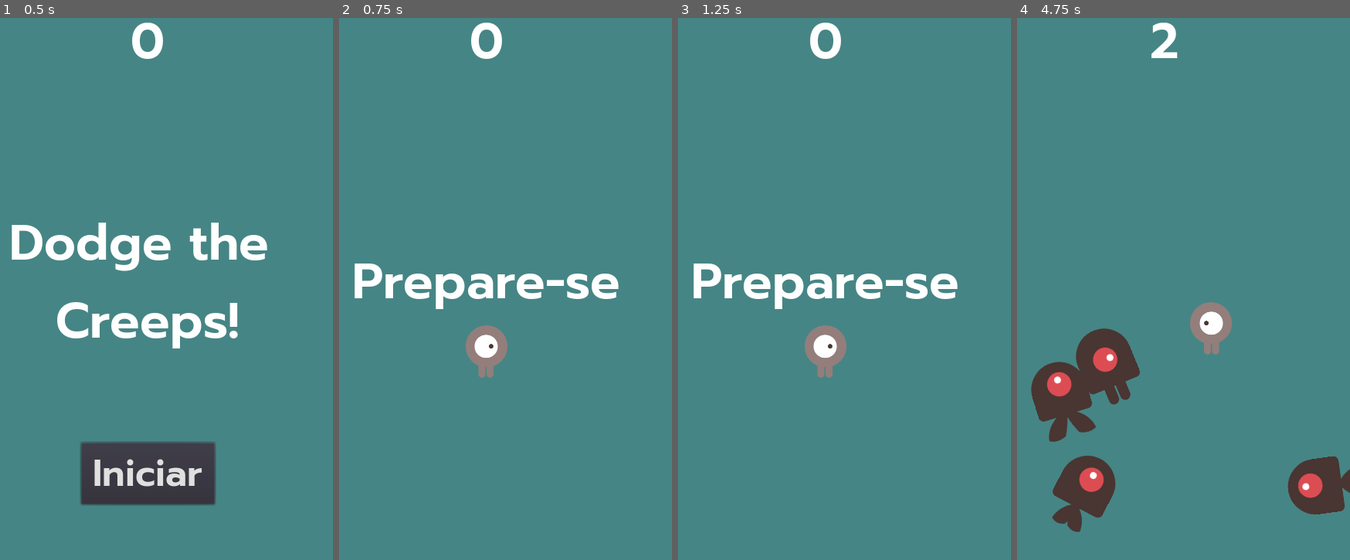
Above: before the commit, frames 1-4 (left to right).
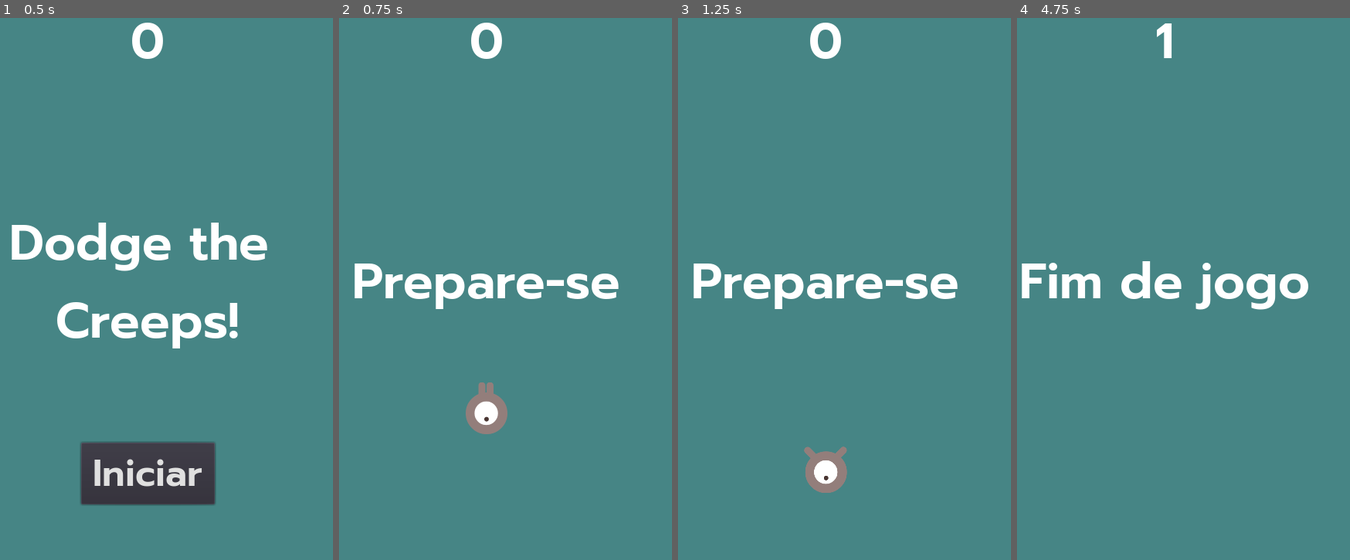
Above: after the commit, the same moments.

Repository: v2Kamikaze/projetos_godot
Game: Godot game, scene res://Scenes/Main.tscn
Two runs of this game, one before a commit and one after it. Both use one fixed random seed, a clock stepped at 60 frames per second and the inputs below.
Inputs (mouse positions are in pixels of both pictures, inside the frame that each line leads up to):
- Up to frame 1 (0.5 s): no input
- Up to frame 2 (0.75 s): click "Iniciar" at 0.5 s
- Up to frame 3 (1.25 s): no input
- Up to frame 4 (4.75 s): tap Enter at 1.25 s; move the mouse to (1246, 256) at 1.27 s; hold Right (ui_right) 1.28-2.03 s; click (1246, 256) at 1.42 s; move the mouse to (1090, 310) at 2.02 s; hold Down (ui_down) 2.03-2.78 s; click (1090, 310) at 2.17 s; move the mouse to (1200, 158) at 2.77 s; hold Right (ui_right) 2.78-3.53 s; click (1200, 158) at 2.92 s; move the mouse to (1146, 391) at 3.52 s; hold Up (ui_up) 3.53-4.28 s; click (1146, 391) at 3.67 s; move the mouse to (1276, 364) at 4.27 s; hold Left (ui_left) from 4.28 s (still down); click (1276, 364) at 4.42 s

Frame 1 is identical in both runs. In frame 2, 1.7% of the frame differs, in the area x 38-51%, y 56-77%; in frame 3, 1.7%; in frame 4, 11%, in the area x 1-100%, y 0-95%.

Commit message:
Atualizando para touch a movimentação do personagem.

Diff:
--- a/Dodge the Creeps!/Scenes/HUD.tscn
+++ b/Dodge the Creeps!/Scenes/HUD.tscn
@@ -17,6 +17,12 @@
 size = 48
 outline_color = Color( 0, 0, 0, 1 )
 font_data = ExtResource( 1 )
+
+[sub_resource type="InputEventAction" id=4]
+action = "ui_select"
+
+[sub_resource type="ShortCut" id=5]
+shortcut = SubResource( 4 )
 
 [node name="HUD" type="CanvasLayer"]
 script = ExtResource( 2 )
@@ -60,6 +66,7 @@
 margin_right = 86.5
 margin_bottom = -100.0
 custom_fonts/font = SubResource( 3 )
+shortcut = SubResource( 5 )
 text = "Iniciar"
 __meta__ = {
 "_edit_use_anchors_": false
--- a/Dodge the Creeps!/Scenes/Main.tscn
+++ b/Dodge the Creeps!/Scenes/Main.tscn
@@ -49,11 +49,11 @@
 
 [node name="GameMusic" type="AudioStreamPlayer" parent="."]
 stream = ExtResource( 4 )
-volume_db = -35.0
+volume_db = -20.0
 
 [node name="GameOverMusic" type="AudioStreamPlayer" parent="."]
 stream = ExtResource( 6 )
-volume_db = -35.0
+volume_db = -20.0
 
 [connection signal="timeout" from="MobTimer" to="." method="_on_MobTimer_timeout"]
 [connection signal="timeout" from="ScoreTimer" to="." method="_on_ScoreTimer_timeout"]
--- a/Dodge the Creeps!/Scripts/Main.gd
+++ b/Dodge the Creeps!/Scripts/Main.gd
@@ -8,12 +8,12 @@
 
 
 func new_game():
-	score = 0
-	$Player.start($StartPosition.position)
-	$StartTimer.start()
-	$HUD.update_score(score)
+	score = 0 # resetando o score.
+	$Player.start($StartPosition.position) # resetando a posição do jogador.
+	$StartTimer.start() # iniciando o timer para começar a surgir Mobs.
+	$HUD.update_score(score) # atualizando no HUD o score.
 	$HUD.show_message("Prepare-se")
-	$GameMusic.play()
+	$GameMusic.play() # iniciando a música de fundo.
 	$GameOverMusic.stop()
 
 
@@ -34,6 +34,10 @@
 func _on_Player_hit():
 	# se o jogador entrar em contato com algum Mob, é fim de jogo.
 	game_over()
+
+
+func _on_HUD_start_game():
+	new_game()
 
 
 func _on_MobTimer_timeout():
@@ -76,7 +80,3 @@
 	# Mobs e o ScoreTimer deve iniciar para incrementar a pontuação.
 	$MobTimer.start()
 	$ScoreTimer.start()
-
-
-func _on_HUD_start_game():
-	new_game()
--- a/Dodge the Creeps!/Scripts/Player.gd
+++ b/Dodge the Creeps!/Scripts/Player.gd
@@ -3,7 +3,10 @@
 signal hit
 
 export(int) var speed: int = 400
+
 onready var screen_size: Vector2 = get_viewport_rect().size
+
+var target: Vector2 = Vector2.ZERO
 
 func _ready() -> void:
 	hide()
@@ -13,16 +16,20 @@
 	move_player(delta)
 
 
+func _input(event: InputEvent):
+	# Atualizando a posição para onde o jogador deve se mover toda vez que
+	# tiver um evento de mouse ou touch.
+	if event is InputEventScreenTouch and event.is_pressed():
+		target = event.position
+
+
 func move_player(delta: float) -> void:
 	var velocity = Vector2.ZERO
-	if Input.is_action_pressed("ui_right"):
-		velocity.x += 1
-	if Input.is_action_pressed("ui_left"):
-		velocity.x -= 1
-	if Input.is_action_pressed("ui_down"):
-		velocity.y += 1
-	if Input.is_action_pressed("ui_up"):
-		velocity.y -= 1
+	# enquanto a distância entre a posição atual do jogador e a posição
+	# alvo atual for maior que 10 unidades, o jogador irá se movimentar
+	# até a posição alvo.
+	if position.distance_to(target) > 10:
+		velocity = target - position
 
 	# normalizando o vetor apenas se ele tiver comprimento maior que 0.
 	if velocity.length() > 0:
@@ -41,22 +48,14 @@
 
 
 func select_animation(velocity: Vector2) -> void:
-
-	# caso em que o jogador está se movendo apenas na horizontal.
-	if velocity.x != 0 and velocity.y == 0:
+	# mudando a animação de acordo com a direção que o personagem tomar.
+	if velocity.x != 0:
 		$PlayerAnimatedSprite.animation = "walk"
+		$PlayerAnimatedSprite.flip_v = false
 		$PlayerAnimatedSprite.flip_h = velocity.x < 0
-
-	# caso em que o jogador está se movendo apenas na vertical.
-	if velocity.x == 0 and velocity.y != 0:
+	elif velocity.y != 0:
 		$PlayerAnimatedSprite.animation = "up"
 		$PlayerAnimatedSprite.flip_v = velocity.y > 0
-
-	# caso em que o jogador está se movendo na horizontal e vertical.
-	if velocity.x != 0 and velocity.y != 0:
-		$PlayerAnimatedSprite.animation = "walk"
-		$PlayerAnimatedSprite.flip_v = velocity.y > 0
-		$PlayerAnimatedSprite.flip_h = velocity.x < 0
 
 
 func start(start_pos: Vector2):
@@ -68,4 +67,7 @@
 func _on_Player_body_entered(_body: Node) -> void:
 	hide() # o jogador terá morrido, então não deverá ser visível.
 	emit_signal("hit") # emitindo o sinal de que o jogador foi atingido.
-	$PlayerHitBox.set_deferred("disabled", true) # desativando a HitBox do jogador.
+
+	# desativando a HitBox do jogador após o passo de física atual
+	# para que não ocorra um erro.
+	$PlayerHitBox.set_deferred("disabled", true)
--- a/Dodge the Creeps!/project.godot
+++ b/Dodge the Creeps!/project.godot
@@ -18,8 +18,13 @@
 
 window/size/width=480
 window/size/height=720
+window/handheld/orientation="portrait"
 window/stretch/mode="2d"
 window/stretch/aspect="keep"
+
+[input_devices]
+
+pointing/emulate_touch_from_mouse=true
 
 [physics]
 
Not shown, changed: Dodge the Creeps!/Audios/game_sound.wav.import
Not shown: 1 places in Dodge the Creeps!/Scenes/HUD.tscn that only renumber resources
